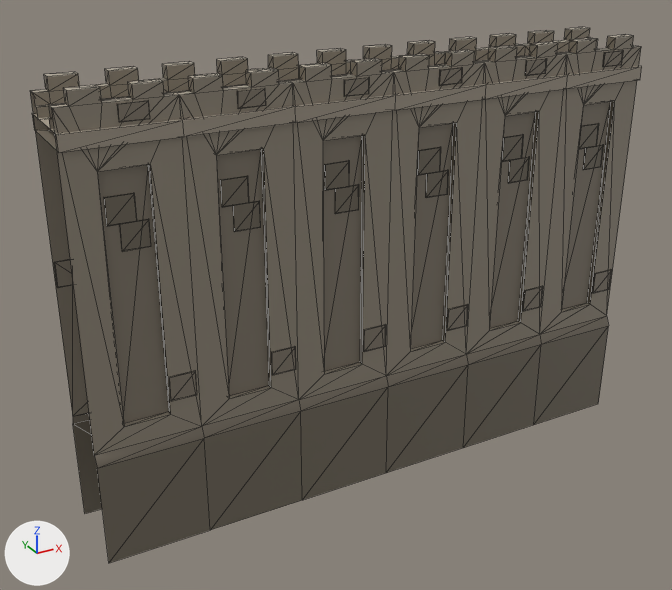
A saved change to the glTF model public/assets/glb/sce_wall.glb.
Both versions are drawn from a camera (50 mm lens) standing at (-4.48, -7.46, 5.71) and looking at (-0.34, 0.08, 1.94). Arrows for +X, +Y and +Z are at lower left; the lights stay in place. The first picture is the older version. Mesh edges are drawn as thin lines. Vertices at exactly the same position are counted once.

In view in the first picture: 'wall'.
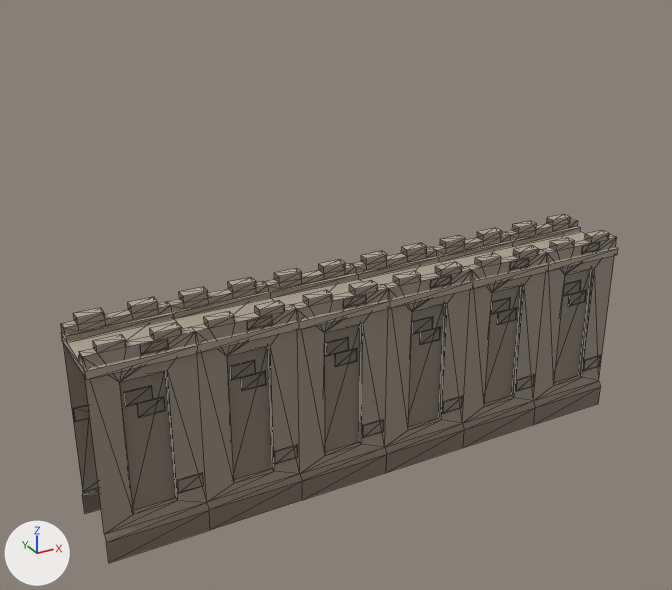
Diff of the bpy script that builds the scene:
```diff
--- a/public/assets/glb/sce_wall.glb.py
+++ b/public/assets/glb/sce_wall.glb.py
@@ me_mesh_003 @@
 # used by ob_wall; location = (0.0, 0.0, 0.0)
-me_mesh_003.from_pydata(...)  # 812 vertices, 1308 faces; spans x -3.0..3.0, y -0.42..0.42, z 0.0..4.32
+me_mesh_003.from_pydata(...)  # 812 vertices, 1310 faces; spans x -3.0..3.0, y -0.42..0.42, z 0.0..2.19
+# me_mesh_003 part 1: the loose piece of 28 vertices spanning x -3.0..3.0, y -0.41..0.41, z 3.87..4.01 is scaled about its middle by (1, 1, 0.597), then moved by (0.0, 0.0, -1.98)
+# me_mesh_003 part 2: the loose piece of 8 vertices spanning x -2.27..-2.03, y -0.39..-0.37, z 1.49..1.73 is scaled about its middle by (1, 1, 0.597), then moved by (0.0, 0.0, -1.04)
+# me_mesh_003 part 3: the loose piece of 8 vertices spanning x -2.51..-2.26, y -0.39..-0.37, z 4.04..4.18 is scaled about its middle by (1, 1, 0.597), then moved by (0.0, 0.0, -2.05)
+# me_mesh_003 part 4: the loose piece of 8 vertices spanning x -2.57..-2.32, y -0.33..-0.31, z 2.96..3.2 is scaled about its middle by (1, 1, 0.597), then moved by (0.0, 0.0, -1.63)
+# me_mesh_003 part 5: the loose piece of 8 vertices spanning x -2.67..-2.42, y -0.33..-0.31, z 3.2..3.44 is scaled about its middle by (1, 1, 0.597), then moved by (0.0, 0.0, -1.73)
+# me_mesh_003 part 6: the loose piece of 8 vertices spanning x -0.27..-0.03, y -0.39..-0.37, z 1.49..1.73 is scaled about its middle by (1, 1, 0.597), then moved by (0.0, 0.0, -1.04)
+# me_mesh_003 part 7: the loose piece of 8 vertices spanning x -0.51..-0.26, y -0.39..-0.37, z 4.04..4.18 is scaled about its middle by (1, 1, 0.597), then moved by (0.0, 0.0, -2.05)
+# me_mesh_003 part 8: the loose piece of 8 vertices spanning x -0.57..-0.32, y -0.33..-0.31, z 2.96..3.2 is scaled about its middle by (1, 1, 0.597), then moved by (0.0, 0.0, -1.63)
+# me_mesh_003 part 9: the loose piece of 8 vertices spanning x -0.67..-0.42, y -0.33..-0.31, z 3.2..3.44 is scaled about its middle by (1, 1, 0.597), then moved by (0.0, 0.0, -1.73)
+# me_mesh_003 part 10: the loose piece of 8 vertices spanning x -1.27..-1.03, y -0.39..-0.37, z 1.49..1.73 is scaled about its middle by (1, 1, 0.597), then moved by (0.0, 0.0, -1.04)
+# me_mesh_003 part 11: the loose piece of 8 vertices spanning x -1.51..-1.26, y -0.39..-0.37, z 4.04..4.18 is scaled about its middle by (1, 1, 0.597), then moved by (0.0, 0.0, -2.05)
+# me_mesh_003 part 12: the loose piece of 8 vertices spanning x -1.57..-1.32, y -0.33..-0.31, z 2.96..3.2 is scaled about its middle by (1, 1, 0.597), then moved by (0.0, 0.0, -1.63)
+# me_mesh_003 part 13: the loose piece of 8 vertices spanning x -1.67..-1.42, y -0.33..-0.31, z 3.2..3.44 is scaled about its middle by (1, 1, 0.597), then moved by (0.0, 0.0, -1.73)
+# me_mesh_003 part 14: the loose piece of 8 vertices spanning x 0.73..0.97, y -0.39..-0.37, z 1.49..1.73 is scaled about its middle by (1, 1, 0.597), then moved by (0.0, 0.0, -1.04)
+# me_mesh_003 part 15: 470 of the vertices in x -3.0..3.0, y -0.39..0.39, z 2.45..4.32 are scaled about their middle by (1, 1, 0.597), then moved by (0.0, 0.0, -1.47)
+# me_mesh_003 part 16: 116 of the vertices in x -3.0..3.0, y -0.42..0.42, z 1.04..1.82 are scaled about their middle by (1, 1, 0.597), then moved by (0.0, 0.0, -1.47)
+# other edits to the shape of me_mesh_003 do not show in these pictures
 me_mesh_003.materials.append(mat_m_wall)
```

Location of each change, [x1, y1, x2, y2] in pixels of the pictures (672 x 590 px; the box of a moved part takes in the faces that stretch with it):
'wall', reshaped (9% narrower, 35% shorter): before [30, 27, 642, 563]; after [61, 214, 618, 563]
part 1 of me_mesh_003, moved or reshaped: before [32, 66, 642, 153]; after [61, 232, 618, 379]
part 2 of me_mesh_003, moved or reshaped: before [169, 371, 197, 401]; after [177, 473, 204, 493]
part 3 of me_mesh_003, moved or reshaped: before [117, 101, 150, 122]; after [140, 339, 169, 354]
part 4 of me_mesh_003, moved or reshaped: before [119, 219, 151, 252]; after [137, 397, 165, 418]
part 5 of me_mesh_003, moved or reshaped: before [104, 193, 137, 226]; after [124, 385, 153, 407]
part 6 of me_mesh_003, moved or reshaped: before [364, 324, 386, 352]; after [362, 419, 384, 438]
part 7 of me_mesh_003, moved or reshaped: before [344, 77, 370, 96]; after [343, 295, 366, 308]
part 8 of me_mesh_003, moved or reshaped: before [335, 185, 359, 214]; after [335, 348, 357, 367]
part 9 of me_mesh_003, moved or reshaped: before [325, 161, 350, 191]; after [326, 337, 349, 356]
part 10 of me_mesh_003, moved or reshaped: before [271, 346, 296, 375]; after [274, 445, 298, 464]
part 11 of me_mesh_003, moved or reshaped: before [237, 88, 266, 109]; after [247, 316, 273, 330]
part 12 of me_mesh_003, moved or reshaped: before [233, 201, 261, 232]; after [241, 371, 266, 391]
part 13 of me_mesh_003, moved or reshaped: before [220, 176, 249, 207]; after [230, 360, 256, 380]
part 14 of me_mesh_003, moved or reshaped: before [447, 304, 468, 331]; after [442, 396, 463, 413]
part 15 of me_mesh_003, moved or reshaped: before [30, 27, 641, 198]; after [61, 214, 617, 382]
part 16 of me_mesh_003, moved or reshaped: before [30, 49, 641, 563]; after [61, 238, 617, 563]
